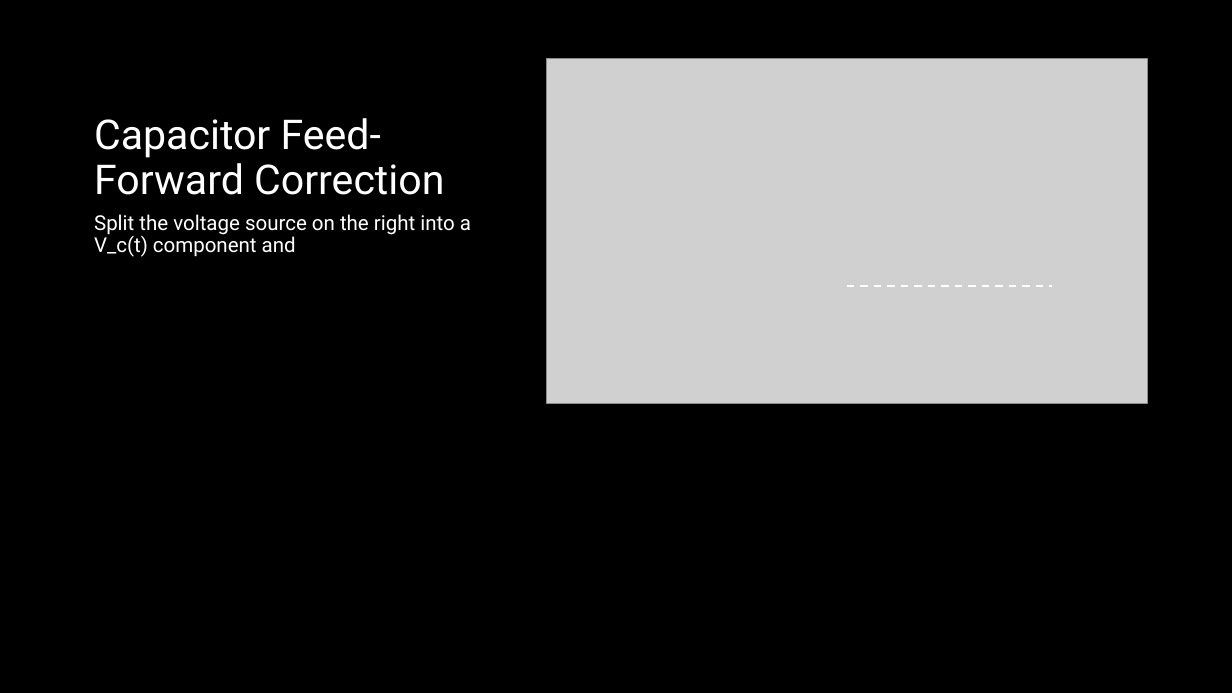
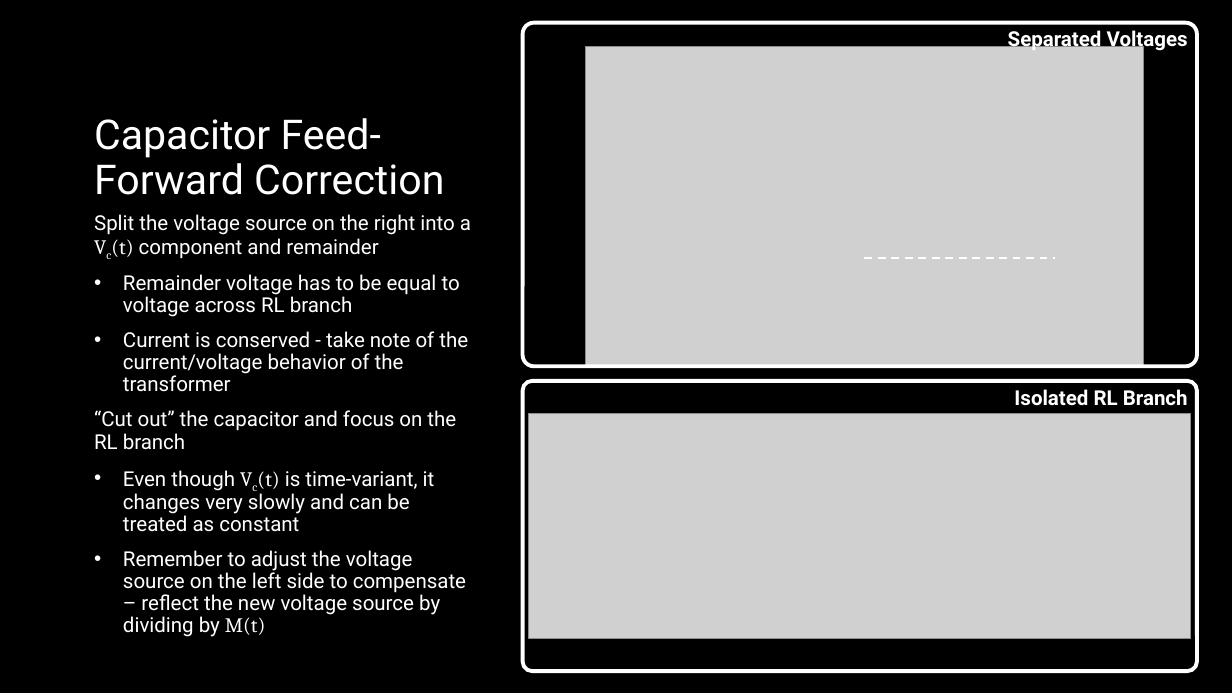
Before and after one commit to ut-ras/rm_electrical-supercap_v2, a slide deck: slide 5 of UT Robomasters – Supercap Power Stage Modeling.pptx. Drawn at 1232x693 pixels with LibreOffice and Linux fonts; fonts in the diff are those of the drawing; grey boxes stand for pictures. Boxes give left, top, right and bottom in pixels: in the first picture for what was removed or moved away, otherwise in the second. Text is boxed around its words. In the diff, an @@ line names an element or a change of style, - is before the commit and + after.

```diff
--- a/UT Robomasters – Supercap Power Stage Modeling.pptx
+++ b/UT Robomasters – Supercap Power Stage Modeling.pptx
@@ rounded rectangle added at [523, 23, 1198, 367], outline #FFFFFF 3 pt @@
@@ text added at [1008, 27, 1188, 52], 16 pt, text #FFFFFF, bold @@
+Separated Voltages
@@ picture: place and size @@
-picture at [546, 59, 1147, 404]
+picture at [585, 46, 1143, 366]
@@ text at [94, 214, 471, 637]: text changed @@
-Split the voltage source on the right into a V_c(t) component and
+Split the voltage source on the right into a Vc(t) component and remainder
+• Remainder voltage has to be equal to voltage across RL branch
+• Current is conserved - take note of the current/voltage behavior of the transformer
+“Cut out” the capacitor and focus on the RL branch
+• Even though Vc(t) is time-variant, it changes very slowly and can be treated as constant
+• Remember to adjust the voltage source on the left side to compensate – reflect the new voltage source by dividing by M(t)
@@ line moved from (847, 287) - (1053, 287) to (864, 258) - (1055, 258) @@
@@ rounded rectangle added at [523, 381, 1198, 671], outline #FFFFFF 3 pt @@
@@ text added at [1014, 389, 1188, 406], 16 pt, text #FFFFFF, bold @@
+Isolated RL Branch
@@ picture added at [529, 414, 1190, 639] @@
```
Also in this commit, not shown: 3 other slides changed, 3 slides added, 1 other file.
